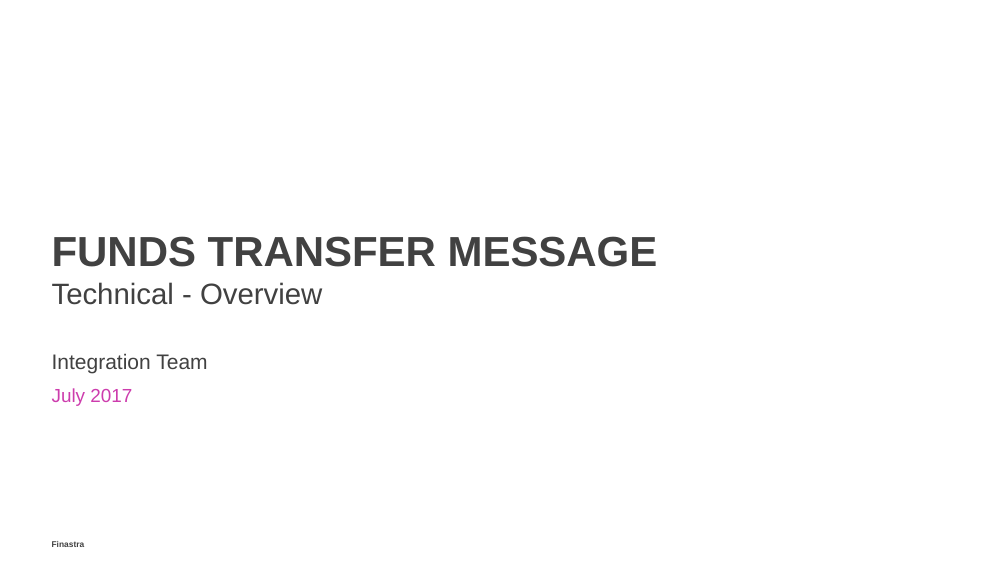
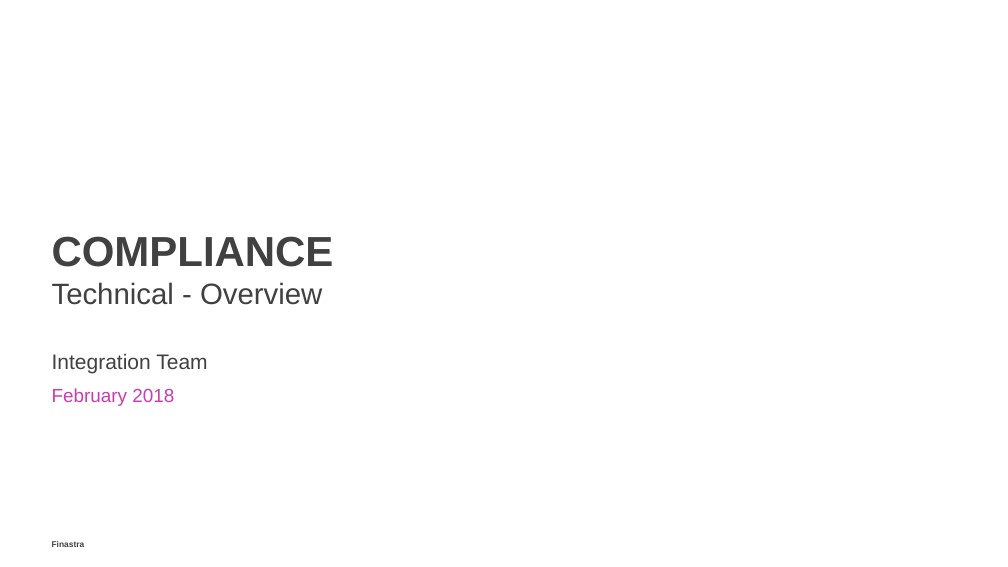
Before and after one commit to alexfinastra/IntegrationWorkshop, a slide deck: slide 1 of documentation/05 Compliance Interface.pptx. Drawn at 1008x567 pixels with LibreOffice and Linux fonts; fonts in the diff are those of the drawing; background and template pictures are left out. Boxes give left, top, right and bottom in pixels: in the first picture for what was removed or moved away, otherwise in the second. Text is boxed around its words. In the diff, an @@ line names an element or a change of style, - is before the commit and + after.

```diff
--- a/documentation/05 Compliance Interface.pptx
+++ b/documentation/05 Compliance Interface.pptx
@@ title at [52, 236, 334, 267]: text changed @@
-FUNDS TRANSFER MESSAGE
+COMPLIANCE
@@ text at [52, 388, 174, 406]: text changed @@
-  July 2017
+  February 2018
```
Also in this commit, not shown: 6 other slides changed, 4 slides added, 19 slides removed, 6 other files.
